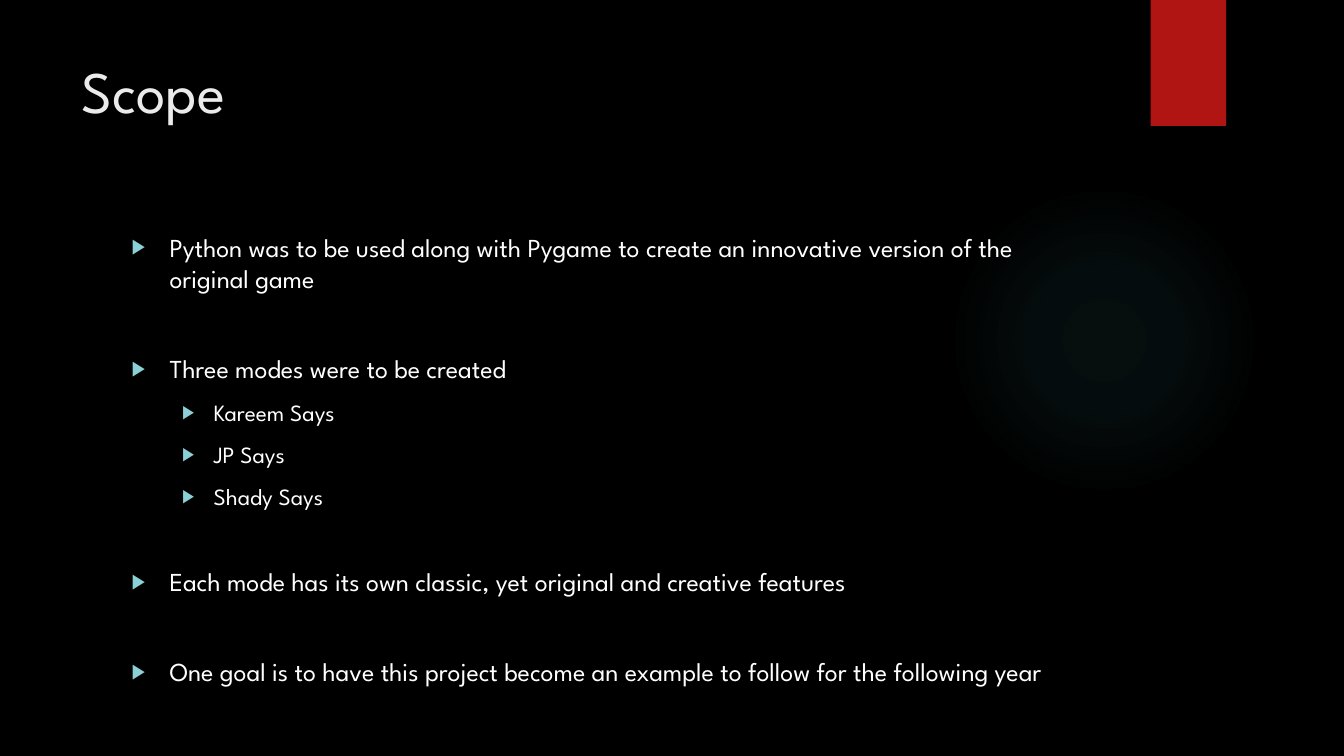
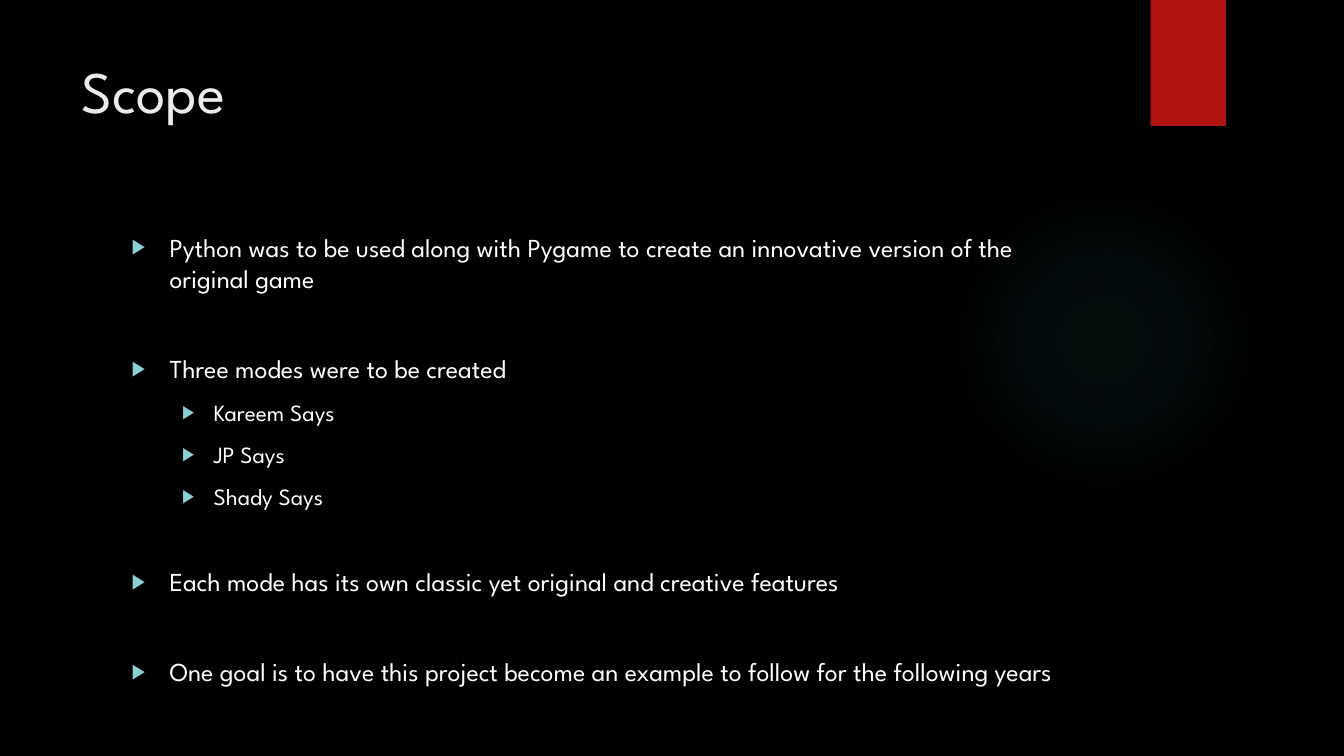
Before and after one commit to JP-Dakran/DNA_Says, a slide deck: slide 5 of Doc/FinalPresentation/FinalPresentation.pptx. Drawn at 1344x756 pixels with LibreOffice and Linux fonts; fonts in the diff are those of the drawing; background and template pictures are left out. Boxes give left, top, right and bottom in pixels: in the first picture for what was removed or moved away, otherwise in the second. Text is boxed around its words. In the diff, an @@ line names an element or a change of style, - is before the commit and + after.

Commit message:
Final Revision

```diff
--- a/Doc/FinalPresentation/FinalPresentation.pptx
+++ b/Doc/FinalPresentation/FinalPresentation.pptx
@@ text at <box>170,573,1052,687</box>: text changed @@
-▶ Each mode has its own classic, yet original and creative features
-▶ One goal is to have this project become an example to follow for the following year
+▶ Each mode has its own classic yet original and creative features
+▶ One goal is to have this project become an example to follow for the following years
```
Also in this commit, not shown: 11 other slides changed, 1 slide added.
